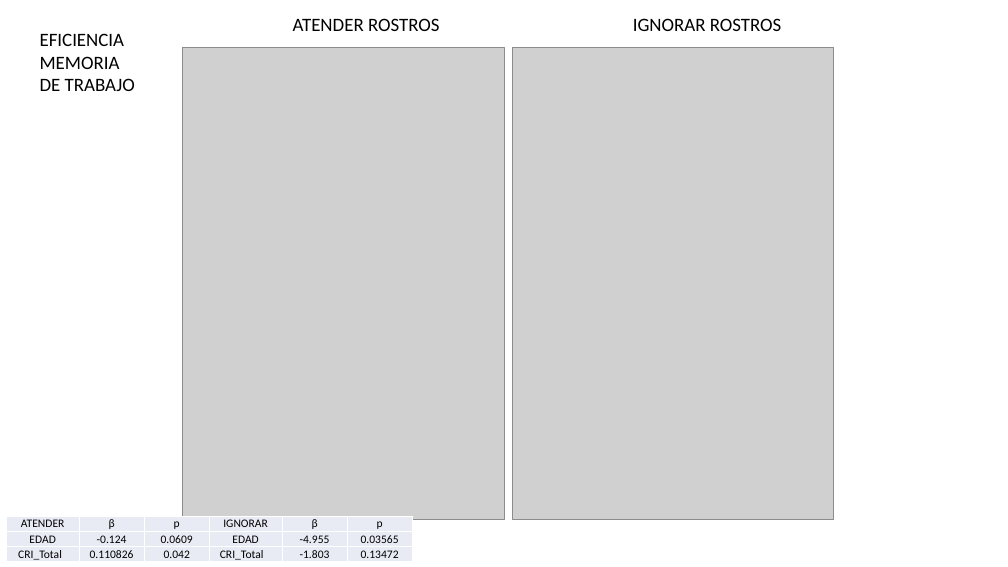
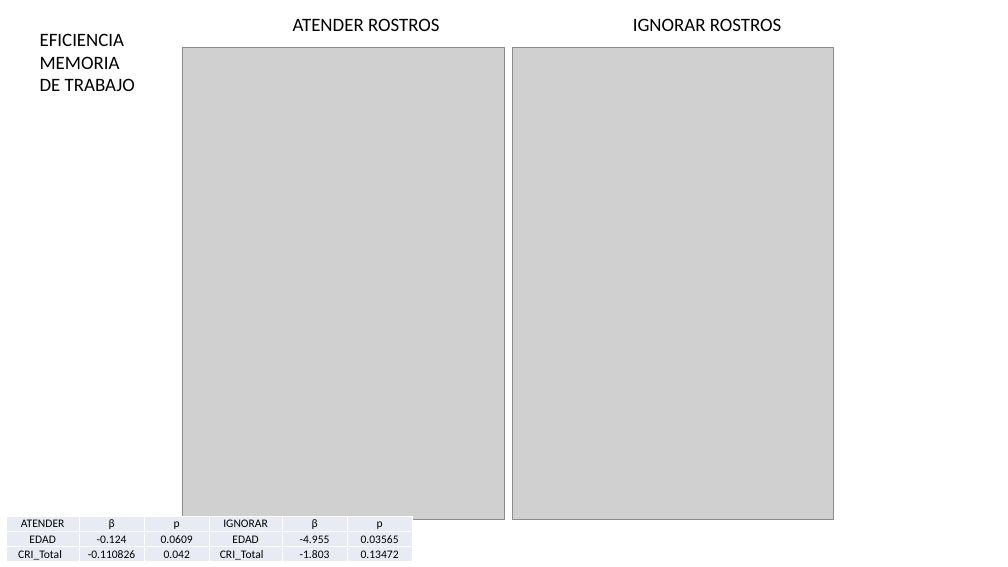
Before and after one commit to 1608elissa/Analisis-R, a slide deck: slide 8 of Regresiones lineales y modelo.pptx. Drawn at 1008x567 pixels with LibreOffice and Linux fonts; fonts in the diff are those of the drawing; grey boxes stand for pictures. Boxes give left, top, right and bottom in pixels: in the first picture for what was removed or moved away, otherwise in the second. Text is boxed around its words. In the diff, an @@ line names an element or a change of style, - is before the commit and + after.

```diff
--- a/Regresiones lineales y modelo.pptx
+++ b/Regresiones lineales y modelo.pptx
@@ table at <box>6,516,411,564</box> @@
-row 3, column 2: 0.110826
+row 3, column 2: -0.110826
```
Also in this commit, not shown: 3 other slides changed, 1 other file.
